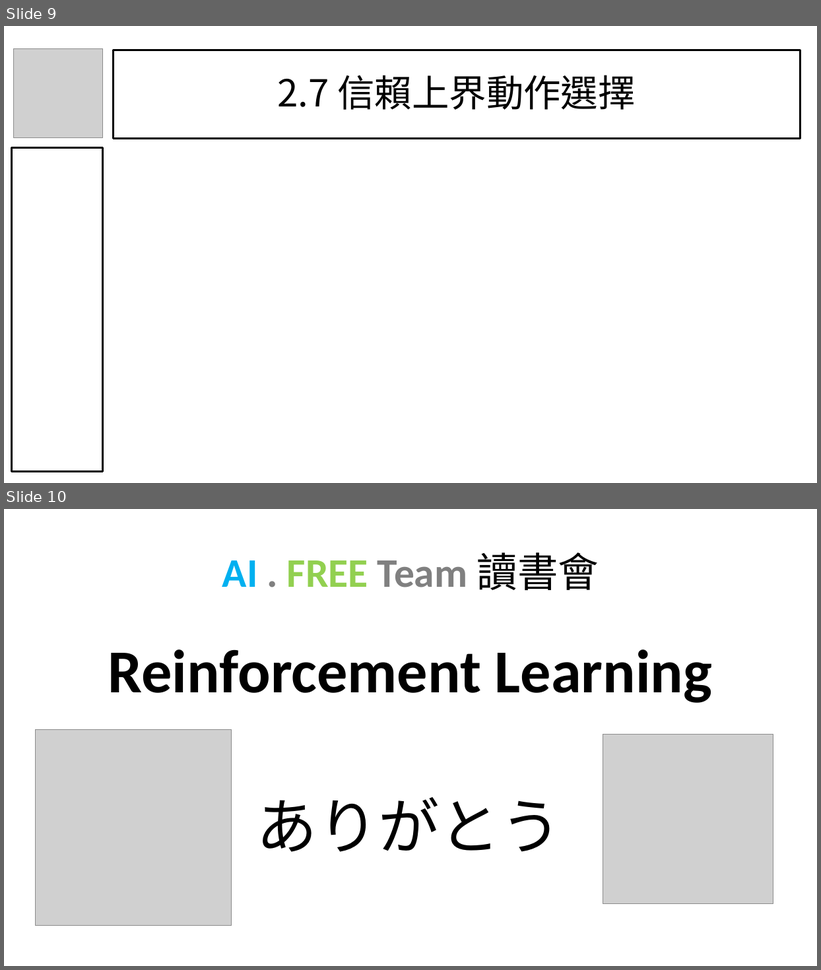
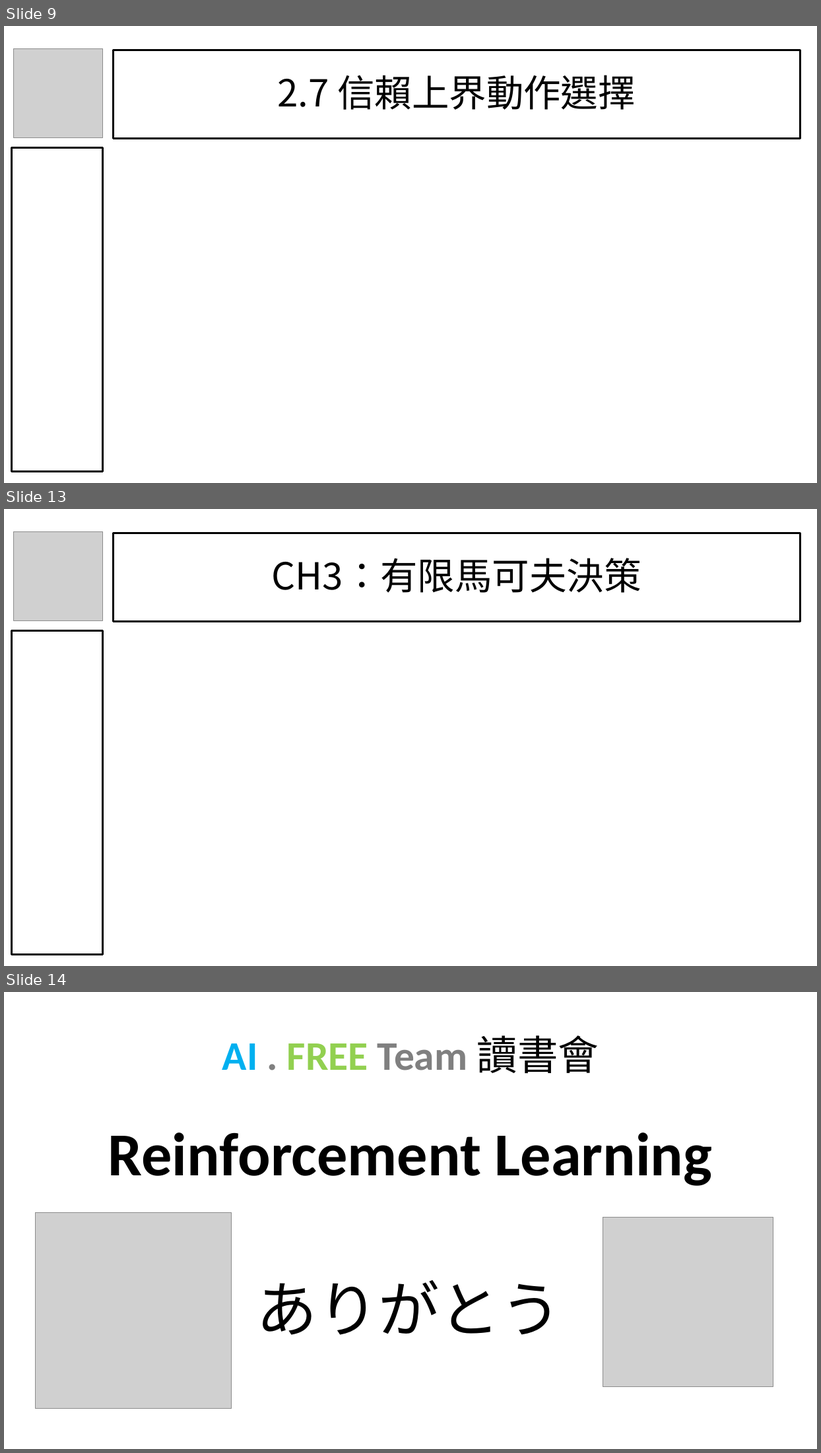
Before and after one commit to Ratherman/Reinforcement-Learning, a slide deck: Share/【AI . FREE Team】【讀書會】2022_07_16 Reinforcement Learning.pptx. Shown one above the other, each under a label of ours: slides 9 and 10 before the commit, slides 9, 13 and 14 after it; the slides between them are not shown. The pictures are 821x970 and 821x1453 pixels, drawn with LibreOffice and Linux fonts; fonts in the diff are those of the drawing; grey boxes stand for pictures; background and template pictures are left out. Boxes give left, top, right and bottom in pixels: in the first picture for what was removed or moved away, otherwise in the second. Text is boxed around its words. In the diff, an @@ line names an element or a change of style, - is before the commit and + after.

```diff
--- a/Share/【AI . FREE Team】【讀書會】2022_07_16 Reinforcement Learning.pptx
+++ b/Share/【AI . FREE Team】【讀書會】2022_07_16 Reinforcement Learning.pptx
@@ slide 13 added at bbox=[4, 509, 817, 966], background picture (left out) @@
@@ picture added at bbox=[14, 531, 103, 621] @@
@@ title added at bbox=[113, 533, 800, 622], outline #000000 2.25 pt, 44 pt, text #000000 @@
+CH3：有限馬可夫決策
@@ rectangle added at bbox=[11, 631, 103, 956], outline #000000 2.25 pt @@
@@ what was slide 10 is now slide 14 @@
```
Also in this commit, not shown: 1 slide changed, 3 other slides added.
